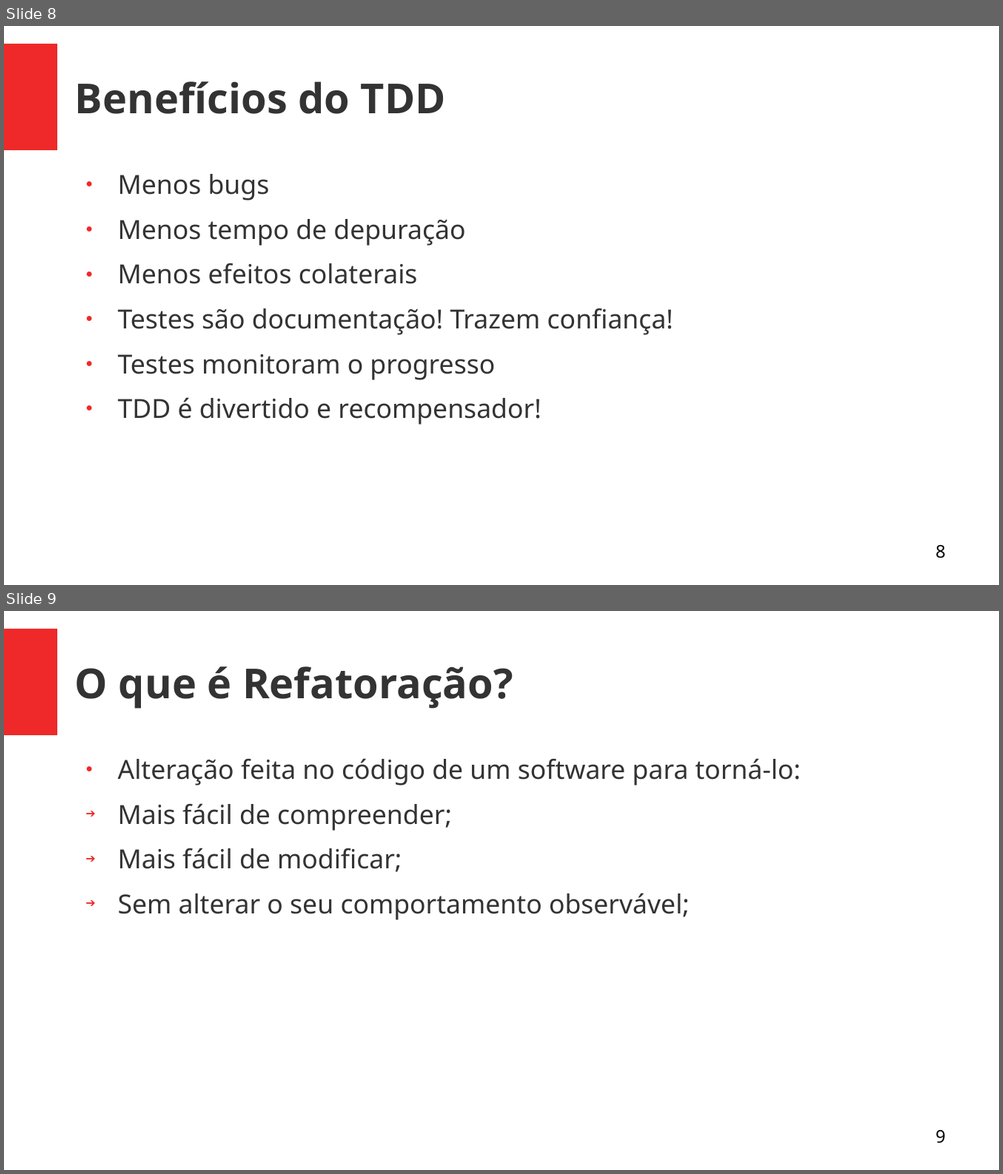
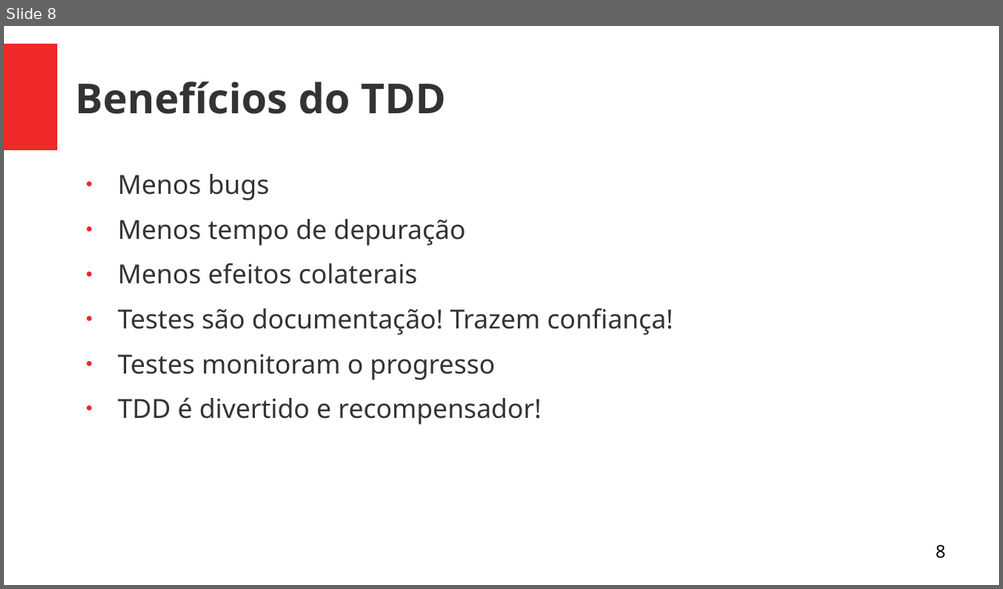
Before and after one commit to Geofisicando/C-orientado-a-testes, a slide deck: slides/oque_e_TDD.odp. Shown one above the other, each under a label of ours: slides 8 and 9 before the commit, slide 8 after it. The pictures are 1003x1174 and 1003x589 pixels, drawn with LibreOffice and Linux fonts; fonts in the diff are those of the drawing. Boxes give left, top, right and bottom in pixels: in the first picture for what was removed or moved away, otherwise in the second. Text is boxed around its words. In the diff, an @@ line names an element or a change of style, - is before the commit and + after.

```diff
--- a/slides/oque_e_TDD.odp
+++ b/slides/oque_e_TDD.odp
@@ slide 9 removed at <box>4,611,999,1170</box>, background #FFFFFF; not listed: 1 template element that a slide beside it also shows @@
@@ title removed at <box>75,667,513,709</box> @@
-O que é Refatoração?
@@ text removed at <box>118,758,801,920</box> @@
-● Alteração feita no código de um software para torná-lo:
-➔ Mais fácil de compreender;
-➔ Mais fácil de modificar;
-➔ Sem alterar o seu comportamento observável;
@@ page number removed at <box>935,1130,945,1144</box> @@
-9
```
Also in this commit, not shown: 2 other slides removed, 5 other files.
